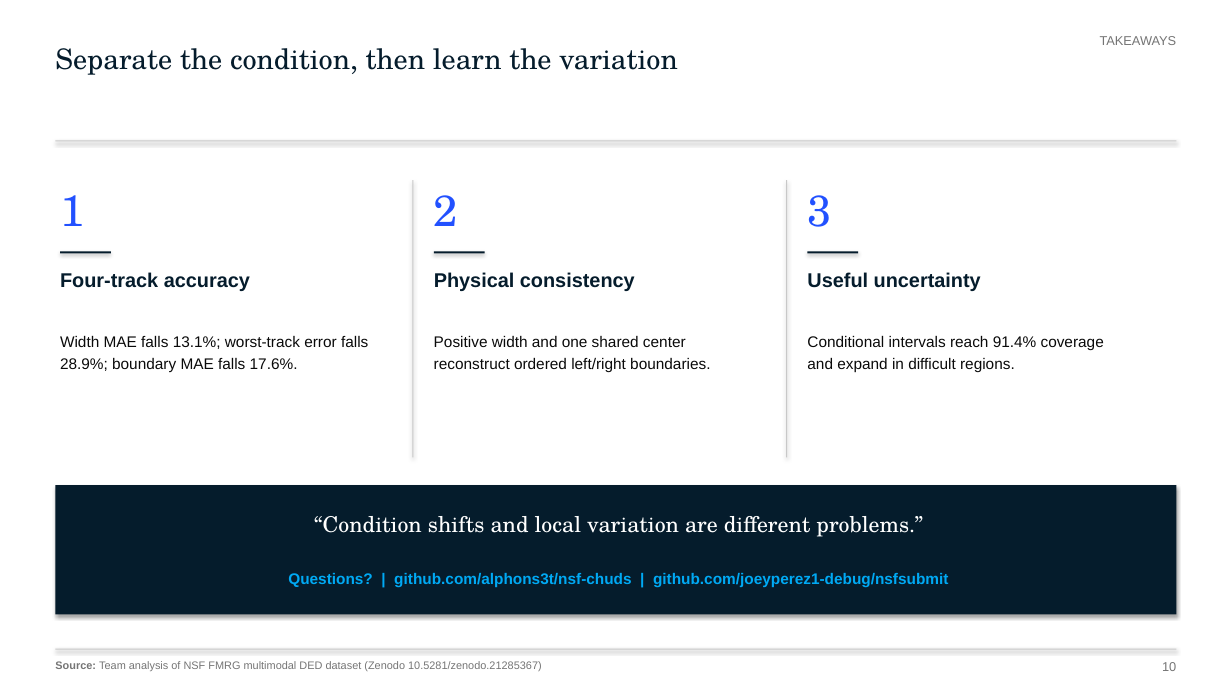
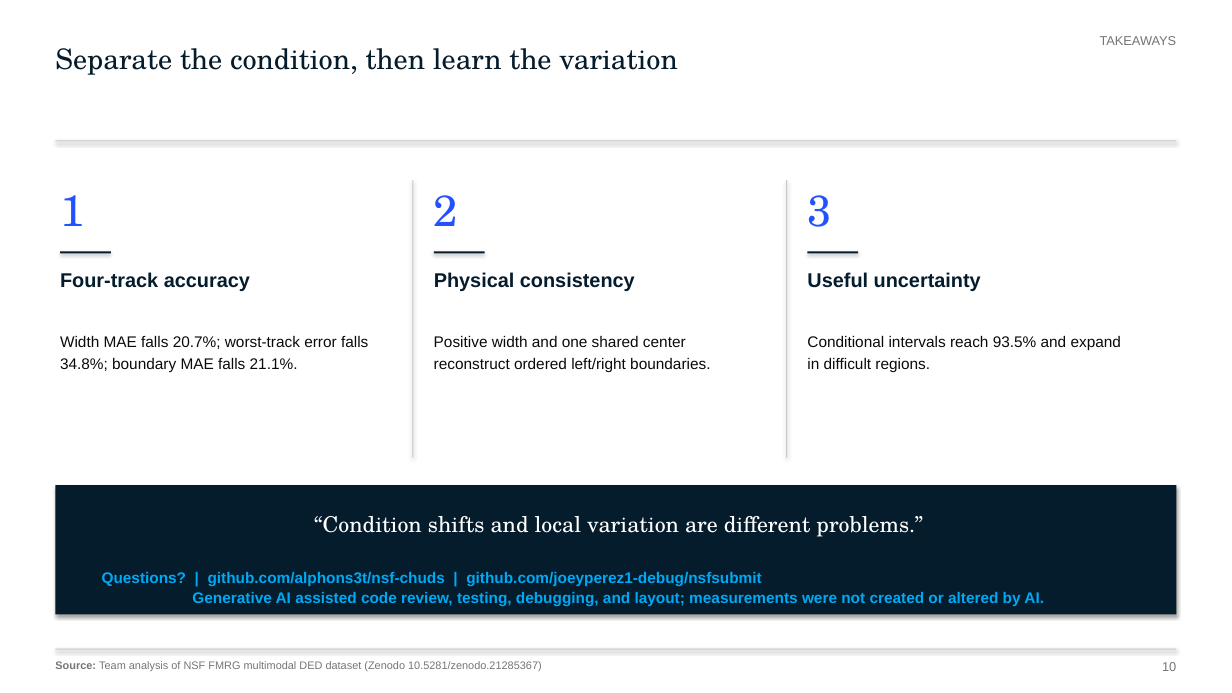
Before and after one commit to alphons3t/nsf-chuds, a slide deck: slide 10 of deliverables/presentation/FMRG_Final_Submission_Audited.pptx. Drawn at 1232x693 pixels with LibreOffice and Linux fonts; fonts in the diff are those of the drawing. Boxes give left, top, right and bottom in pixels: in the first picture for what was removed or moved away, otherwise in the second. Text is boxed around its words. In the diff, an @@ line names an element or a change of style, - is before the commit and + after.

```diff
--- a/deliverables/presentation/FMRG_Final_Submission_Audited.pptx
+++ b/deliverables/presentation/FMRG_Final_Submission_Audited.pptx
@@ text at (x1=60, y1=336, x2=368, y2=372): text changed @@
-Width MAE falls 13.1%; worst-track error falls 28.9%; boundary MAE falls 17.6%.
+Width MAE falls 20.7%; worst-track error falls 34.8%; boundary MAE falls 21.1%.
@@ text at (x1=807, y1=336, x2=1121, y2=372): text changed @@
-Conditional intervals reach 91.4% coverage and expand in difficult regions.
+Conditional intervals reach 93.5% and expand in difficult regions.
@@ text at (x1=102, y1=572, x2=1044, y2=606): text changed @@
-Questions? | github.com/alphons3t/nsf-chuds | github.com/joeyperez1-debug/nsfsubmit
+Questions? | github.com/alphons3t/nsf-chuds | github.com/joeyperez1-debug/nsfsubmit
+Generative AI assisted code review, testing, debugging, and layout; measurements were not created or altered by AI.
```
Also in this commit, not shown: 9 other slides changed, 34 other files.
